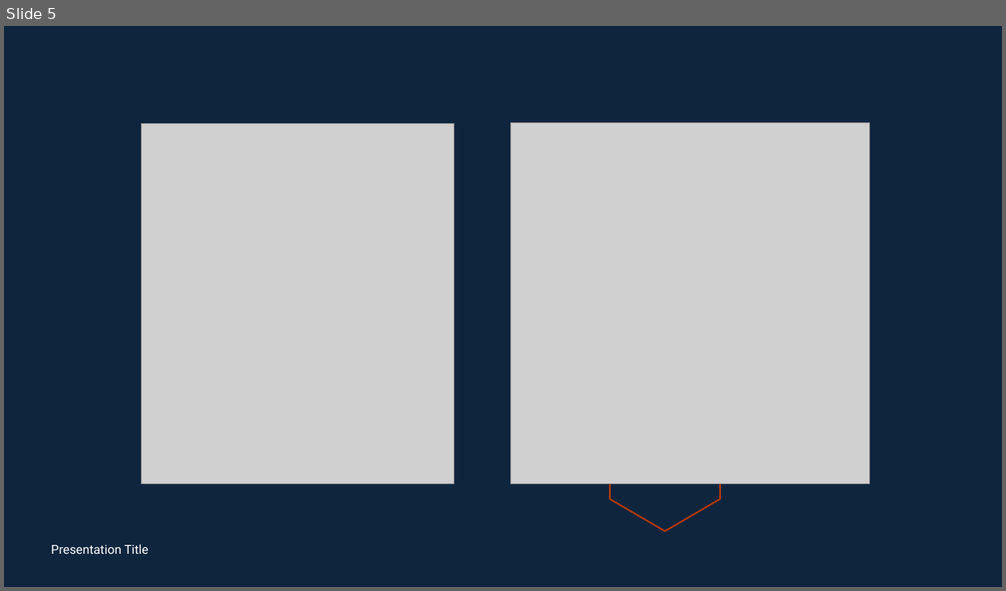
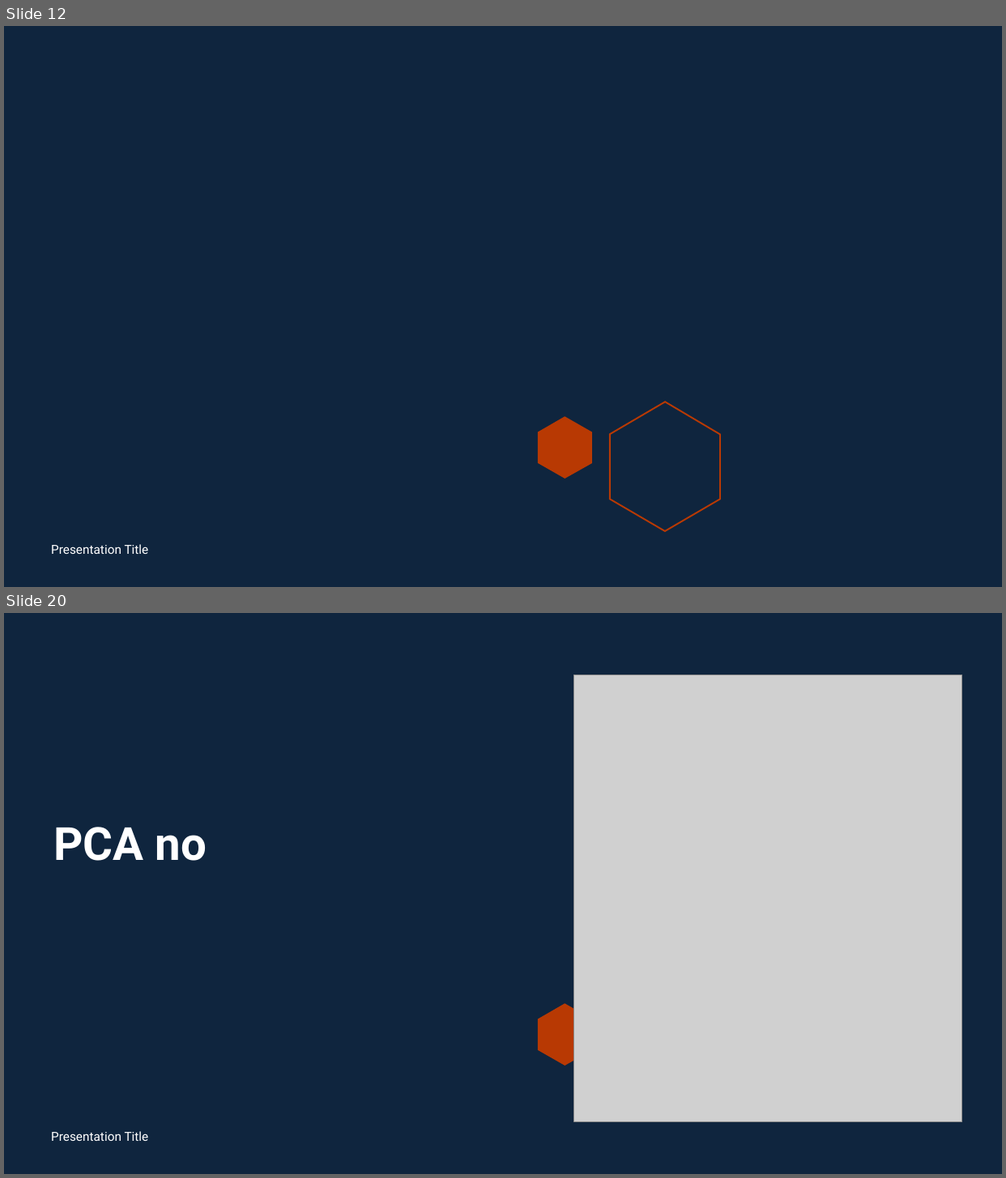
Before and after one commit to MaricrisResma/Detect-Credit-Card-Fraud-DT-RandomForest, a slide deck: DOC/Results_Final.pptx. Shown one above the other, each under a label of ours: slide 5 before the commit, slides 12 and 20 after it; the slides between them are not shown. The pictures are 1006x591 and 1006x1178 pixels, drawn with LibreOffice and Linux fonts; fonts in the diff are those of the drawing; grey boxes stand for pictures; background and template pictures are left out. Boxes give left, top, right and bottom in pixels: in the first picture for what was removed or moved away, otherwise in the second. Text is boxed around its words. In the diff, an @@ line names an element or a change of style, - is before the commit and + after.

```diff
--- a/DOC/Results_Final.pptx
+++ b/DOC/Results_Final.pptx
@@ slide 20 added at <box>4,613,1002,1174</box>, background #0F253E; not listed: 1 template element that a slide beside it also shows @@
@@ picture added at <box>574,675,963,1122</box> @@
@@ title added at <box>54,827,207,861</box>, 44 pt, text #FFFFFF, bold @@
+PCA no
@@ text added at <box>51,1131,149,1141</box>, 12 pt, text #FFFFFF @@
+Presentation Title
@@ what was slide 5 is now slide 12 @@
@@ slide 12 changed as well @@
@@ picture removed at <box>142,123,454,484</box> @@
@@ picture removed at <box>511,123,870,485</box> @@
@@ freeform shape added at <box>538,416,592,479</box>, fill #B83903 @@
```
Also in this commit, not shown: 4 other slides changed, 14 other slides added, 1 other file.
